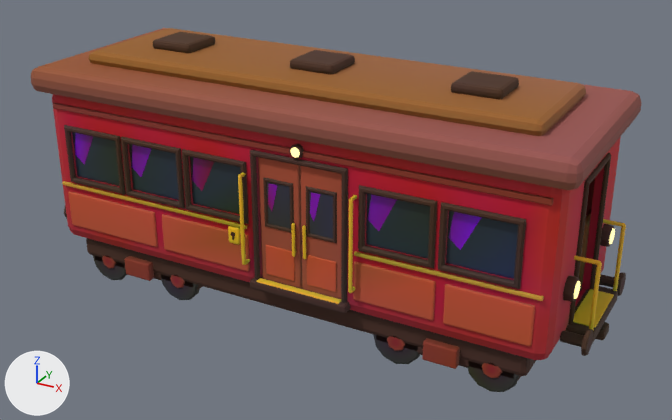
The glTF model ArtSource/Exports/RegionalWagon_Blockout.glb, before and after one commit.
The view is the same before and after, from a 50 mm lens placed at (5.79, -8.87, 5.81), pointed at (0.23, 1.25, 0.75). Every picture has the same lights, and +X, +Y and +Z are marked at lower left. The older version comes first. Where no turn or scale is listed for an object, it has been applied to the vertices. Vertices at exactly the same position are counted once.

In view in the first picture: 'Body', 'DoorFrame', 'DoorLeaf_L', 'DoorLeaf_R', 'DoorSill', 'Ends', 'GrabRails', 'Livery', 'Roof', 'Underframe', 'Windows' and 3 more.
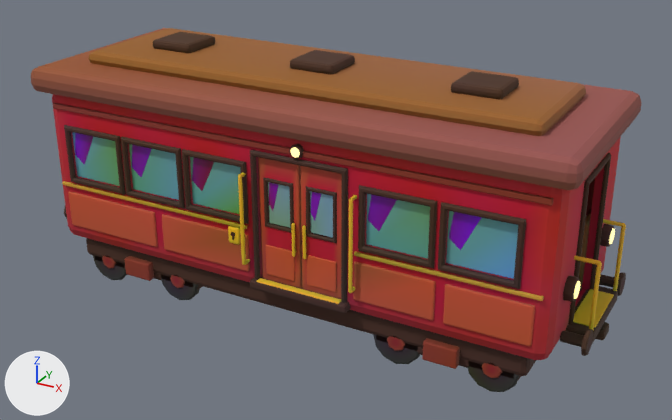
Pixel boxes (x1, y1, x2, y2) of what changed, in the pictures (672 x 420 px; the box of a moved part takes in the faces that stretch with it):
'Windows', surface changed (lighter)
    both: (69, 129, 521, 282)
'DoorLeaf_L', surface changed, reshaped
    both: (258, 157, 302, 288)
'DoorLeaf_R', surface changed, reshaped
    both: (300, 166, 342, 299)
part 1 of me_doorleaf_l, moved or reshaped
    before: (268, 183, 277, 211)
    after: (269, 183, 278, 211)
part 2 of me_doorleaf_l, cut back
    before: (267, 182, 290, 228)
    after: (259, 164, 302, 281)
part 3 of me_doorleaf_r, moved or reshaped
    before: (310, 192, 320, 221)
    after: (311, 192, 321, 221)
part 4 of me_doorleaf_r, cut back
    before: (309, 191, 333, 239)
    after: (301, 173, 342, 283)

Edits to the bpy script that builds the scene:
```text
Change mat_m_train_glass:
    where n2 = _N.new('ShaderNodeMix'); n2.name = 'Mix'
    n2.inputs[7].default_value: (0.0343, 0.0331, 0.105, 1.0) -> (0.235, 0.371, 0.839, 1.0)  # 'B', dark blue #34335b -> 'B', blue #85a4ec
Change me_doorleaf_l:
    used by ob_doorleaf_l; location = (0.1, 0.05, 0.12)
    remove me_doorleaf_l.from_pydata(...)  # 238 vertices, 454 faces; spans x -0.29..0.29, y -0.09..0.03, z 0.0..1.78
    add me_doorleaf_l.from_pydata(...)  # 396 vertices, 762 faces; spans x -0.29..0.29, y -0.09..0.03, z 0.0..1.78
    me_doorleaf_l part 1: the loose piece of 4 vertices spanning x -0.16..-0.01, y -0.04, z 1.03..1.41 is moved by (0.0, 0.02, 0.0)
    me_doorleaf_l part 2: 9 vertices moved from x -0.16..0.16, y -0.03..-0.01, z 0.86..1.42 to x -0.16..0.16, y -0.01..0.01, z 0.86..1.42; 25 vertices removed from x -0.16..0.16, y -0.04..0.0, z 0.86..1.42; 183 vertices added at x -0.29..0.29, y -0.03..0.03, z 0.0..1.78
Change me_doorleaf_r:
    used by ob_doorleaf_r; location = (0.7, 0.05, 0.12)
    remove me_doorleaf_r.from_pydata(...)  # 238 vertices, 454 faces; spans x -0.29..0.29, y -0.09..0.03, z 0.0..1.78
    add me_doorleaf_r.from_pydata(...)  # 396 vertices, 762 faces; spans x -0.29..0.29, y -0.09..0.03, z 0.0..1.78
    me_doorleaf_r part 3: the loose piece of 4 vertices spanning x -0.16..-0.01, y -0.04, z 1.03..1.41 is moved by (0.0, 0.02, 0.0)
    me_doorleaf_r part 4: 9 vertices moved from x -0.16..0.16, y -0.03..-0.01, z 0.86..1.42 to x -0.16..0.16, y -0.01..0.01, z 0.86..1.42; 25 vertices removed from x -0.16..0.16, y -0.04..0.0, z 0.86..1.42; 183 vertices added at x -0.29..0.29, y -0.03..0.03, z 0.0..1.78
```
